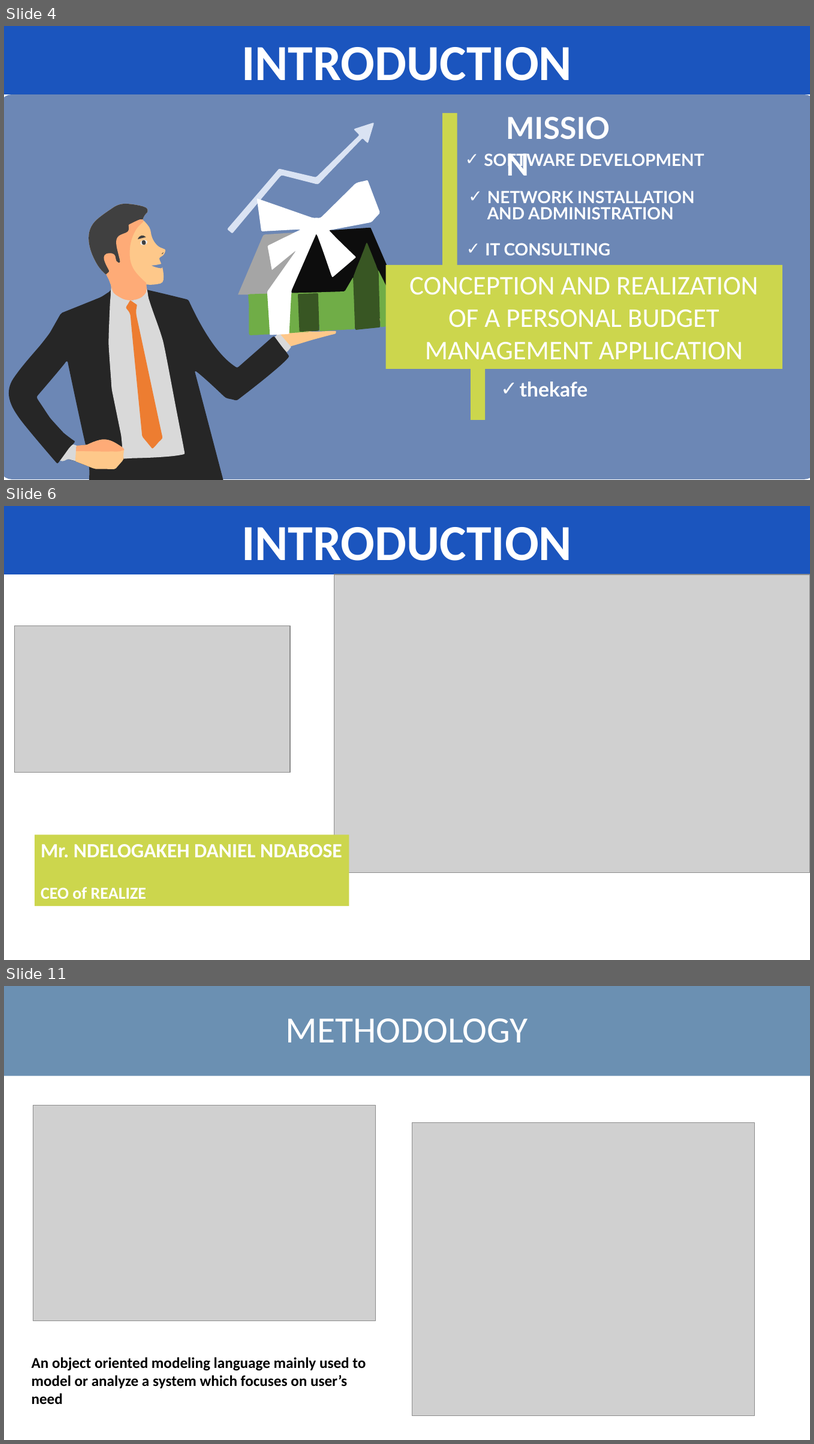
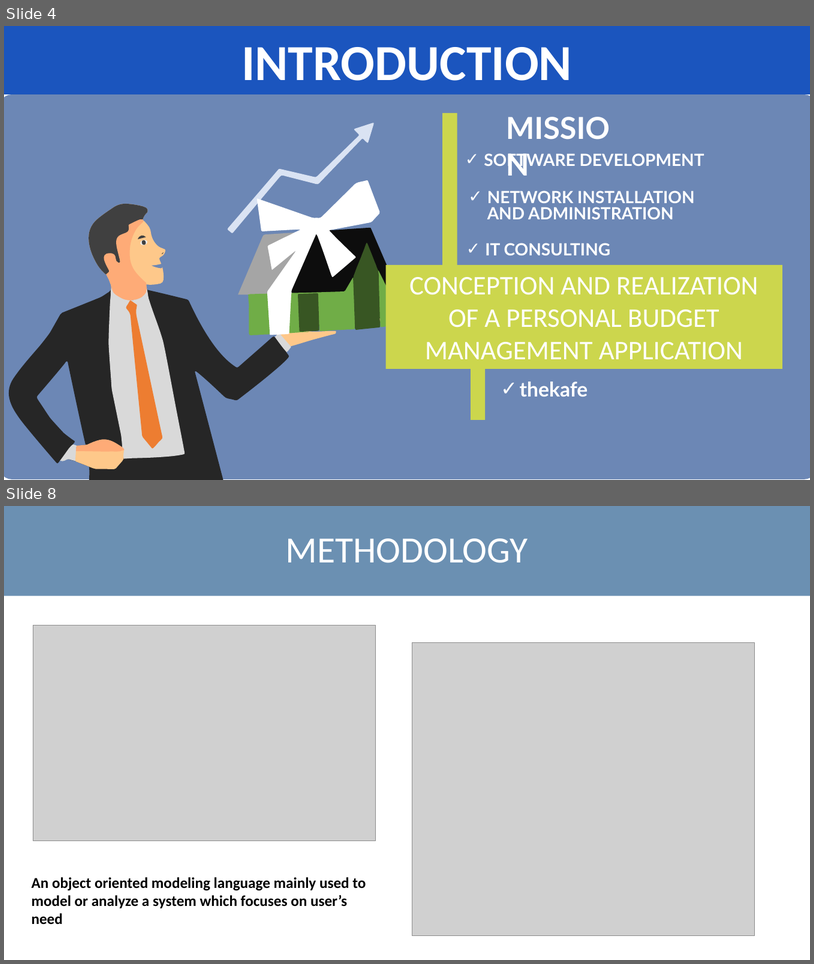
Before and after one commit to kanzuesther/level-2-report-and-diagrams, a slide deck: Presentation1.pptx. Shown one above the other, each under a label of ours: slides 4, 6 and 11 before the commit, slides 4 and 8 after it; the slides between them are not shown. The pictures are 814x1444 and 814x964 pixels, drawn with LibreOffice and Linux fonts; fonts in the diff are those of the drawing; grey boxes stand for pictures. Boxes give left, top, right and bottom in pixels: in the first picture for what was removed or moved away, otherwise in the second. Text is boxed around its words. In the diff, an @@ line names an element or a change of style, - is before the commit and + after.

```diff
--- a/Presentation1.pptx
+++ b/Presentation1.pptx
@@ slide 6 removed at box(4, 506, 810, 960), background #FFFFFF @@
@@ title removed at box(4, 506, 810, 574) @@
-INTRODUCTION
@@ picture removed at box(335, 574, 810, 873) @@
@@ picture removed at box(15, 626, 291, 772) @@
@@ rectangle removed at box(35, 834, 350, 906) @@
-Mr. NDELOGAKEH DANIEL NDABOSE
-CEO of REALIZE
@@ what was slide 11 is now slide 8 @@
```
Also in this commit, not shown: 5 slides changed, 1 slide added, 3 other slides removed, 1 other file.
